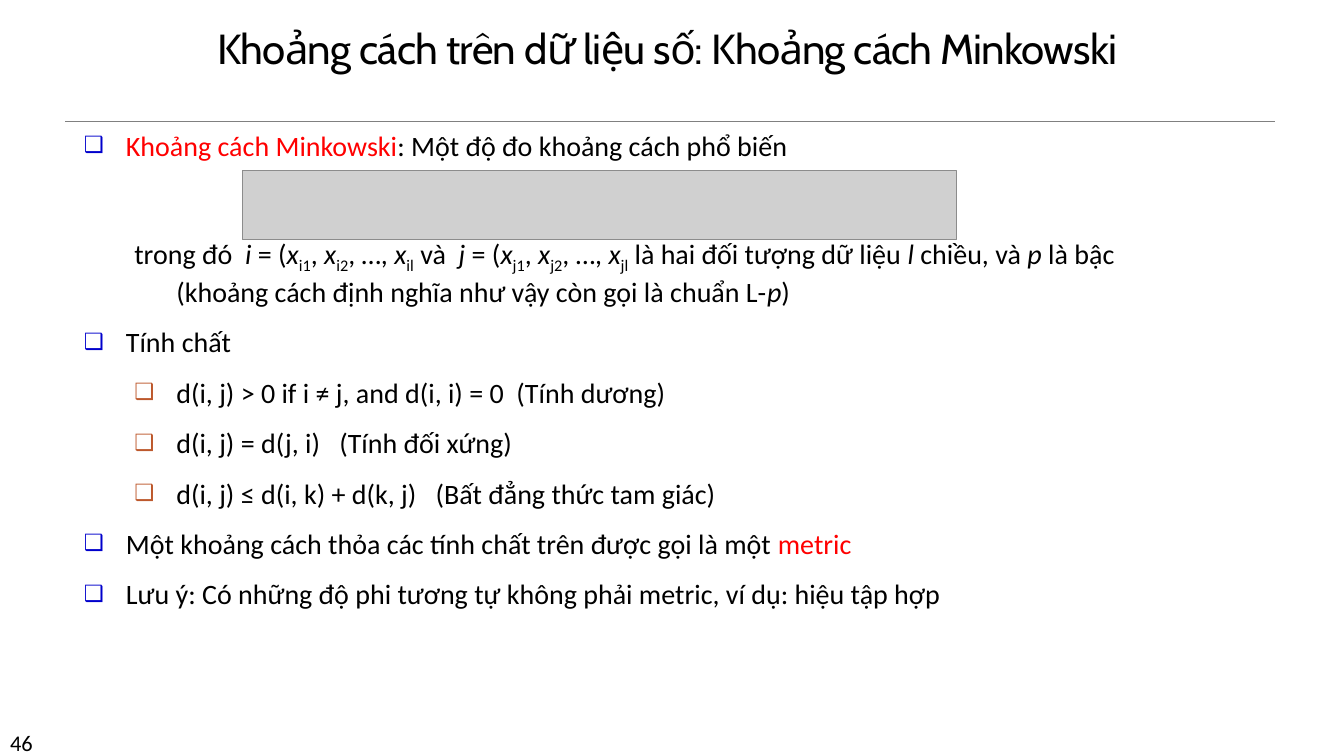
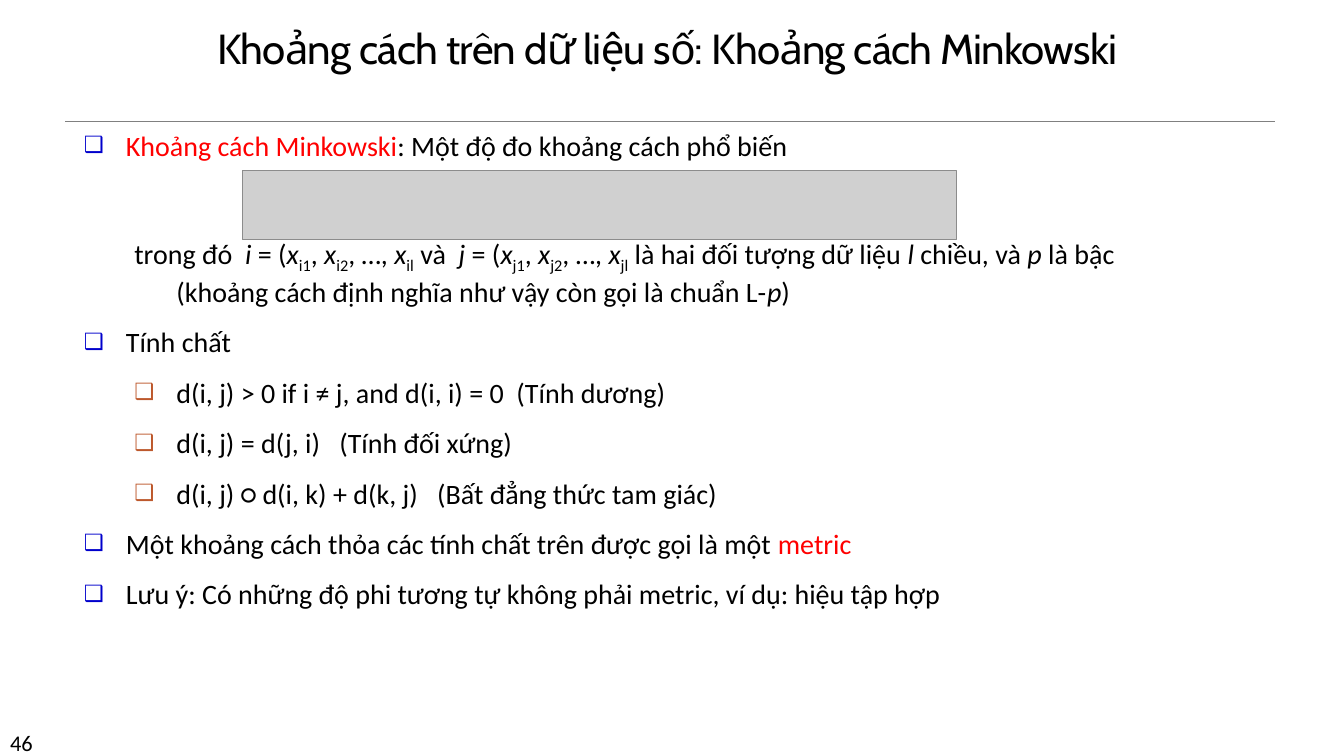
Before and after one commit to tuanpham21105/UTC_Nam4_Ki1, a slide deck: slide 46 of KPDL/Book_Slide_Datamining_Jiawei Han_4th/Chap2-Data-Viet.pptx. Drawn at 1344x756 pixels with LibreOffice and Linux fonts; fonts in the diff are those of the drawing; grey boxes stand for pictures. Boxes give left, top, right and bottom in pixels: in the first picture for what was removed or moved away, otherwise in the second. Text is boxed around its words. In the diff, an @@ line names an element or a change of style, - is before the commit and + after.

```diff
--- a/KPDL/Book_Slide_Datamining_Jiawei Han_4th/Chap2-Data-Viet.pptx
+++ b/KPDL/Book_Slide_Datamining_Jiawei Han_4th/Chap2-Data-Viet.pptx
@@ text at (176,481,716,509): text changed @@
-  ❑ d(i, j) ≤ d(i, k) + d(k, j) (Bất đẳng thức tam giác)
+  ❑ d(i, j) ○ d(i, k) + d(k, j) (Bất đẳng thức tam giác)
```
Also in this commit, not shown: 29 other slides changed, 16 other files.
